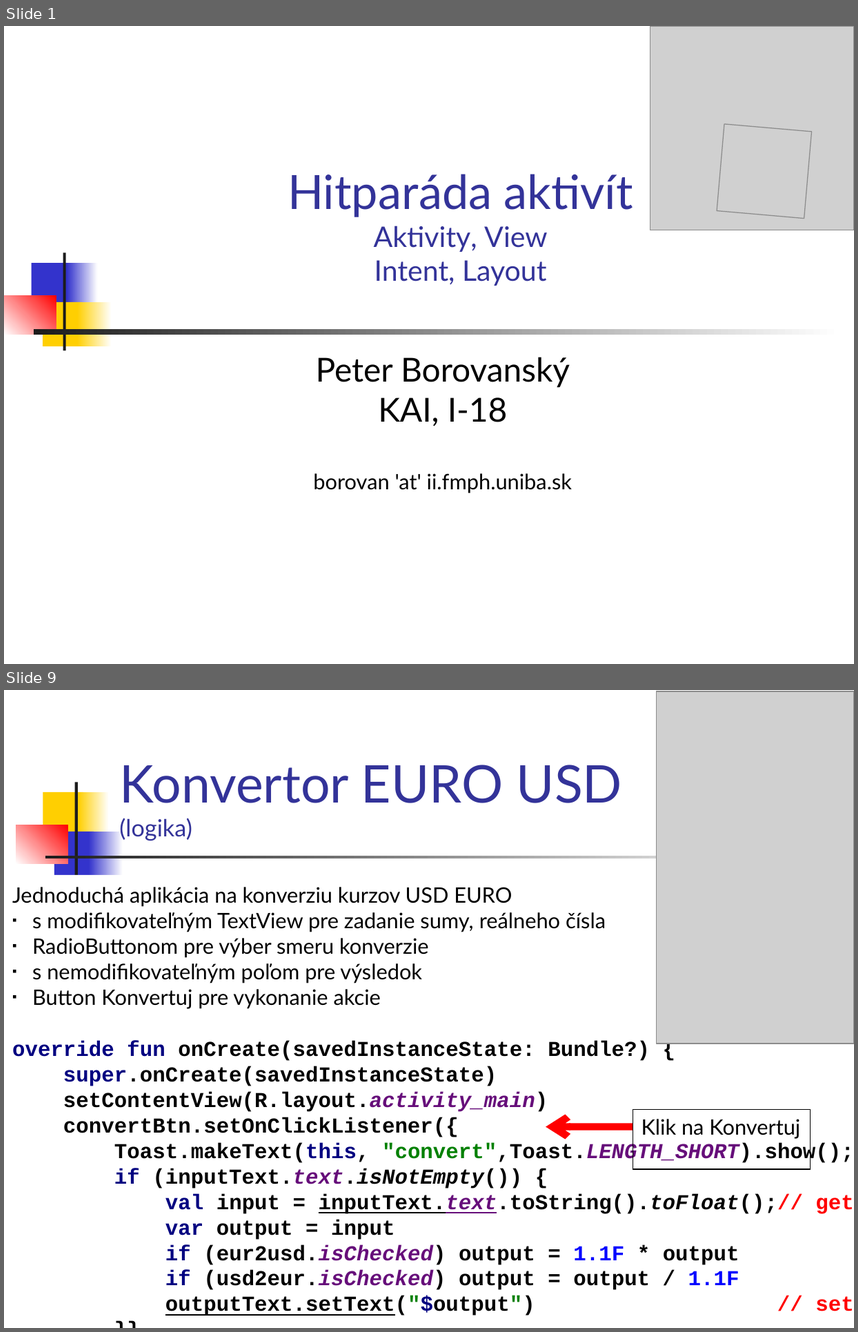
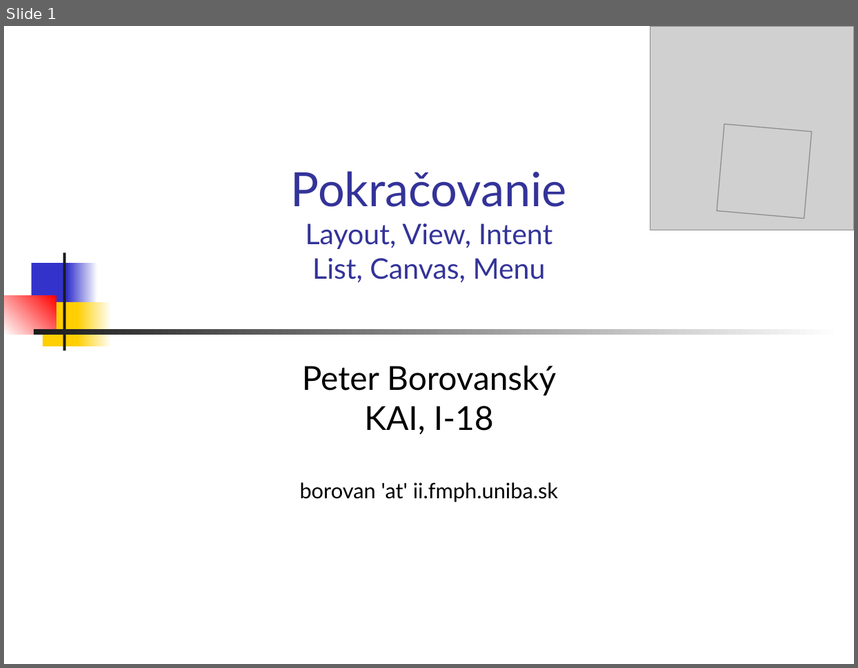
Before and after one commit to vmandro/Prednasky, a slide deck: 04/04_Android.ppt. Shown one above the other, each under a label of ours: slides 1 and 9 before the commit, slide 1 after it; the slides between them are not shown. The pictures are 858x1332 and 858x668 pixels, drawn with LibreOffice and Linux fonts; fonts in the diff are those of the drawing; grey boxes stand for pictures. Boxes give left, top, right and bottom in pixels: in the first picture for what was removed or moved away, otherwise in the second. Text is boxed around its words. In the diff, an @@ line names an element or a change of style, - is before the commit and + after.

```diff
--- a/04/04_Android.ppt
+++ b/04/04_Android.ppt
@@ slide 9 removed at (4, 690, 854, 1328), background #FFFFFF @@
@@ picture removed at (657, 691, 854, 1044) @@
@@ title removed at (119, 765, 622, 841) @@
-Konvertor EURO USD
-(logika)
@@ rectangle removed at (43, 792, 84, 836) @@
@@ rectangle removed at (74, 782, 77, 880) @@
@@ rectangle removed at (79, 792, 110, 836) @@
@@ rectangle removed at (16, 825, 67, 863) @@
@@ rectangle removed at (54, 831, 93, 876) @@
@@ rectangle removed at (89, 831, 123, 876) @@
@@ rectangle removed at (45, 856, 810, 858) @@
@@ text removed at (12, 887, 854, 1315) @@
-Jednoduchá aplikácia na konverziu kurzov USD EURO
-▪ s modifikovateľným TextView pre zadanie sumy, reálneho čísla
-▪ RadioButtonom pre výber smeru konverzie
-▪ s nemodifikovateľným poľom pre výsledok
-▪ Button Konvertuj pre vykonanie akcie
-override fun onCreate(savedInstanceState: Bundle?) {
-super.onCreate(savedInstanceState)
-setContentView(R.layout.activity_main)
-convertBtn.setOnClickListener({
-Toast.makeText(this, "convert",Toast.LENGTH_SHORT).show();
-if (inputText.text.isNotEmpty()) {
-val input = inputText.text.toString().toFloat();// get
-var output = input
-if (eur2usd.isChecked) output = 1.1F * output
-if (usd2eur.isChecked) output = output / 1.1F
-outputText.setText("$output") // set
-}}
-)
-}
@@ rectangle removed at (633, 1109, 811, 1169) @@
-Klik na Konvertuj
@@ arrow removed from (633, 1126) to (546, 1126) @@
@@ slide 1 changed as well @@
@@ title at (291, 171, 567, 283): text changed @@
-Hitparáda aktivít
-Aktivity, View
-Intent, Layout
+Pokračovanie
+Layout, View, Intent
+List, Canvas, Menu
@@ subtitle "Peter Borovanský": place and size @@
-subtitle "Peter Borovanský" at (313, 357, 572, 493)
+subtitle "Peter Borovanský" at (300, 365, 558, 502)
```
Also in this commit, not shown: 30 slides added, 31 other slides removed, 7 other files.
